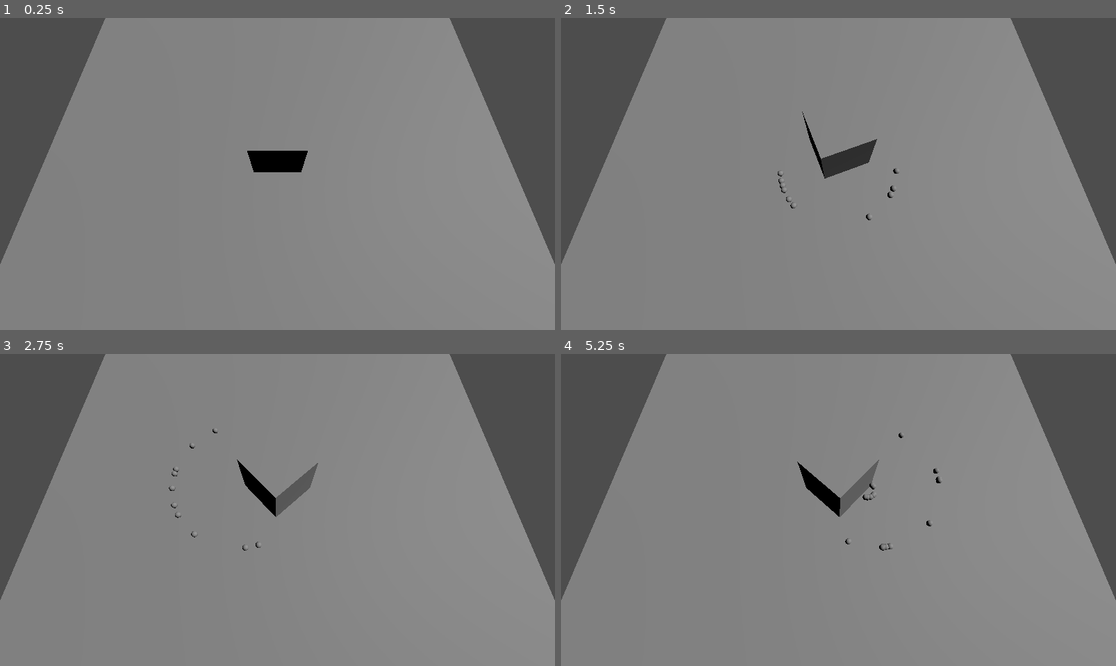
Above: before the commit, frames 1-4 (two rows, left to right).
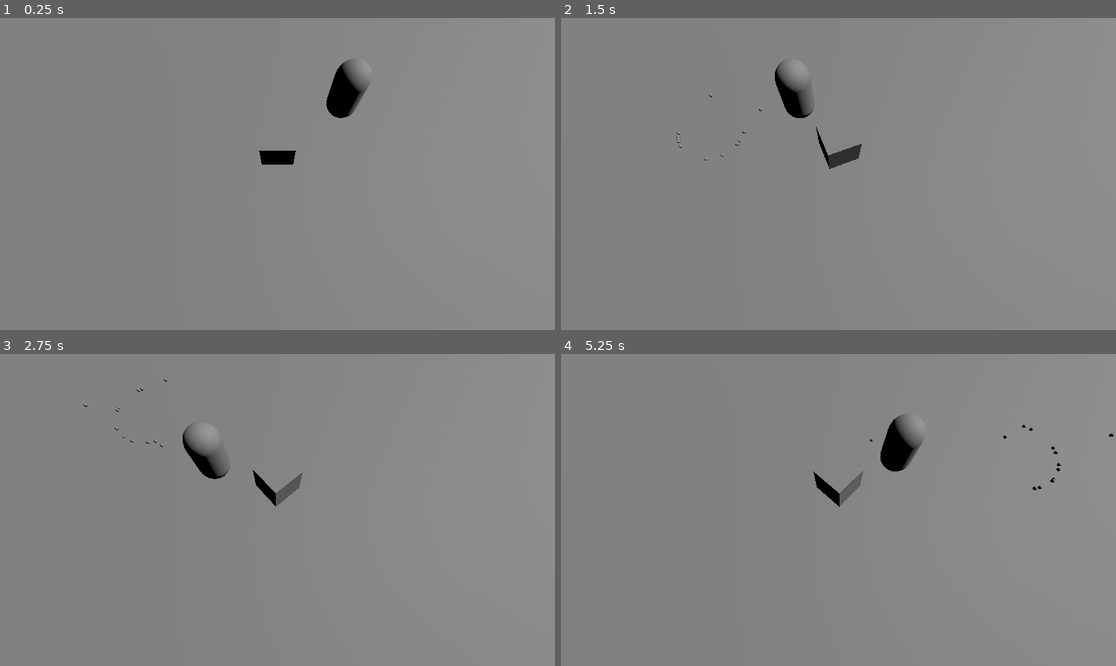
Above: after the commit, the same moments.

Repository: MikhailZyabko/MemoCard
Game: Godot game, scene res://test/scene_1.tscn
The game is run twice, just before and just after one commit, with the same random seed, the same clock (stepped at 60 frames per second) and the same inputs. The project has no main scene, so this scene is started directly.
Inputs (mouse positions are in pixels of both pictures, inside the frame that each line leads up to):
- Up to frame 1 (0.25 s): no input
- Up to frame 2 (1.5 s): tap Enter (ui_accept) at 0.5, 0.6, 0.77, 1.07, 1.35 s; move the mouse to (960, 158) at 0.52 s; hold Right (ui_right) 0.53-1.28 s; move the mouse to (727, 189) at 1.27 s; hold Down (ui_down) from 1.28 s (still down)
- Up to frame 3 (2.75 s): tap Enter (ui_accept) at 1.52, 1.82, 2.1 s; move the mouse to (333, 441) at 2.02 s; release Down (ui_down) at 2.03 s; hold Right (ui_right) from 2.03 s (still down)
- Up to frame 4 (5.25 s): move the mouse to (810, 572) at 2.77 s; release Right (ui_right) at 2.78 s; hold Up (ui_up) 2.78-3.53 s; tap Enter (ui_accept) at 2.85, 3.02, 3.32, 3.6, 3.77, 4.07, 4.35, 4.52, 4.82, 5.1 s; move the mouse to (1005, 556) at 3.52 s; hold Left (ui_left) 3.53-5.03 s; move the mouse to (672, 463) at 4.27 s; move the mouse to (866, 510) at 5.02 s; hold Down (ui_down) from 5.03 s (still down)

The runs differ from the first frame. In frame 1, 16% of the frame differs, in the area x 0-100%, y 0-79%; in frame 2, 16%; in frame 3, 16%; in frame 4, 17%.

Commit message:
Простой ИИ для врагов

Diff:
--- /dev/null
+++ b/enemy.gd
@@ -0,0 +1,29 @@
+extends CharacterBody3D
+
+class_name Enemy
+
+@export var speed = 5.0
+@export var distance = 10
+
+@onready var wc = $weapon_control
+
+var target:Node
+
+func _ready():
+	target = get_tree().get_first_node_in_group("player")
+
+func _physics_process(delta):
+	look_at(target.global_position)
+	var t = (target.global_position - global_position).length()
+	var input_dir = Input.get_vector("ui_left", "ui_right", "ui_up", "ui_down")
+	var direction = (-transform.basis.z).normalized()
+	if direction and t > distance:
+		velocity.x = direction.x * speed
+		velocity.z = direction.z * speed
+		wc.stop_firing()
+	else:
+		velocity.x = move_toward(velocity.x, 0, speed)
+		velocity.z = move_toward(velocity.z, 0, speed)
+		wc.start_firing()
+
+	move_and_slide()
--- /dev/null
+++ b/enemy.tscn
@@ -0,0 +1,18 @@
+[gd_scene load_steps=5 format=3 uid="uid://b4a5p4dpfpr0a"]
+
+[ext_resource type="Script" path="res://enemy.gd" id="1_settt"]
+[ext_resource type="PackedScene" uid="uid://ciqw4q7pjji24" path="res://weapons/classes/weapon_control/weapon_control.tscn" id="3_3k0py"]
+[ext_resource type="Resource" uid="uid://c12dafx6v5web" path="res://weapons/autoTest.tres" id="3_gvegc"]
+
+[sub_resource type="CapsuleMesh" id="CapsuleMesh_n2chp"]
+
+[node name="enemy" type="CharacterBody3D"]
+script = ExtResource("1_settt")
+
+[node name="MeshInstance3D" type="MeshInstance3D" parent="."]
+transform = Transform3D(1, 0, 0, 0, 1, 0, 0, 0, 1, 0, 1, 0)
+mesh = SubResource("CapsuleMesh_n2chp")
+
+[node name="weapon_control" parent="." instance=ExtResource("3_3k0py")]
+transform = Transform3D(1, 0, 0, 0, 1, 0, 0, 0, 1, 0, 1.07376, -0.764752)
+weapon = ExtResource("3_gvegc")
--- a/scripts/hero/hero.gd
+++ b/scripts/hero/hero.gd
@@ -2,6 +2,7 @@
 
 @onready var camera = $camera
 @onready var hero = $hero
+@onready var wc = $hero/body/weapon_control
 
 
 # Called every frame. 'delta' is the elapsed time since the previous frame.
@@ -14,3 +15,13 @@
 	var to = from + camera.project_ray_normal(mouse_pos) * ray_length
 	var cursor_pos = drop_plane.intersects_ray(from, to)
 	hero.look_at(cursor_pos, Vector3.UP)
+
+	if Input.is_action_just_pressed("ui_accept"):
+		wc.start_firing()
+	if Input.is_action_just_released("ui_accept"):
+		wc.stop_firing()
+
+	var input_dir = Input.get_vector("ui_left", "ui_right", "ui_up", "ui_down")
+	var direction = (transform.basis * Vector3(input_dir.x, 0, input_dir.y)).normalized()
+	if direction:
+		translate(direction * 5 * delta)
--- a/scripts/hero/hero.tscn
+++ b/scripts/hero/hero.tscn
@@ -1,12 +1,12 @@
 [gd_scene load_steps=5 format=3 uid="uid://c88tr4te7o84u"]
 
 [ext_resource type="Script" path="res://scripts/hero/hero.gd" id="1_ntw0f"]
-[ext_resource type="PackedScene" uid="uid://ciqw4q7pjji24" path="res://scripts/hero/weapon_control.tscn" id="2_a7ilo"]
+[ext_resource type="PackedScene" uid="uid://ciqw4q7pjji24" path="res://weapons/classes/weapon_control/weapon_control.tscn" id="2_8dde1"]
 [ext_resource type="Resource" uid="uid://do3gst41bqke5" path="res://weapons/SgMTest.tres" id="3_1imub"]
 
 [sub_resource type="BoxMesh" id="BoxMesh_gxvl8"]
 
-[node name="hero" type="Node3D"]
+[node name="hero" type="Node3D" groups=["player"]]
 script = ExtResource("1_ntw0f")
 
 [node name="hero" type="CharacterBody3D" parent="."]
@@ -15,9 +15,9 @@
 transform = Transform3D(1, 0, 0, 0, 1, 0, 0, 0, 1, 0, 0.5, 0)
 mesh = SubResource("BoxMesh_gxvl8")
 
-[node name="weapon_control" parent="hero/body" instance=ExtResource("2_a7ilo")]
+[node name="weapon_control" parent="hero/body" instance=ExtResource("2_8dde1")]
 transform = Transform3D(1, 0, 0, 0, 1, 0, 0, 0, 1, -7.15256e-07, 0.287005, -0.684933)
 weapon = ExtResource("3_1imub")
 
 [node name="camera" type="Camera3D" parent="."]
-transform = Transform3D(1, 0, 0, 0, 0.34202, 0.939693, 0, -0.939693, 0.34202, 0, 4, 2)
+transform = Transform3D(1, 0, 0, 0, 0.34202, 0.939693, 0, -0.939693, 0.34202, 0, 6, 3)
--- a/test/scene_1.tscn
+++ b/test/scene_1.tscn
@@ -1,12 +1,13 @@
-[gd_scene load_steps=4 format=3 uid="uid://bphevdmisbkkb"]
+[gd_scene load_steps=5 format=3 uid="uid://bphevdmisbkkb"]
 
-[ext_resource type="PackedScene" uid="uid://c88tr4te7o84u" path="res://props/hero/hero.tscn" id="1_t7aox"]
+[ext_resource type="PackedScene" uid="uid://c88tr4te7o84u" path="res://scripts/hero/hero.tscn" id="1_t7aox"]
+[ext_resource type="PackedScene" uid="uid://b4a5p4dpfpr0a" path="res://enemy.tscn" id="2_5ogwa"]
 
 [sub_resource type="BoxShape3D" id="BoxShape3D_blmw3"]
-size = Vector3(10.917, 0.001, 10.9824)
+size = Vector3(100, 0.001, 100)
 
 [sub_resource type="PlaneMesh" id="PlaneMesh_wm467"]
-size = Vector2(10, 10)
+size = Vector2(100, 100)
 
 [node name="Scene1" type="Node3D"]
 
@@ -22,3 +23,7 @@
 mesh = SubResource("PlaneMesh_wm467")
 
 [node name="hero" parent="." instance=ExtResource("1_t7aox")]
+
+[node name="enemy2" parent="." instance=ExtResource("2_5ogwa")]
+transform = Transform3D(1, 0, 0, 0, 1, 0, 0, 0, 1, 3.1472, 0.000499249, -2.25026)
+distance = 2
--- a/weapons/SgMTest.tres
+++ b/weapons/SgMTest.tres
@@ -7,6 +7,6 @@
 script = ExtResource("1_oyiw8")
 bulletcount = 10
 bullet = ExtResource("1_tjf18")
-bulletPoolSize = 0
+bulletPoolSize = 30
 cooldown = 1.0
 spread_angle = 90.0
--- a/weapons/autoTest.tres
+++ b/weapons/autoTest.tres
@@ -6,5 +6,6 @@
 [resource]
 script = ExtResource("1_ax7nq")
 bullet = ExtResource("1_gpy7u")
-cooldown = 0.2
+bulletPoolSize = 10
+cooldown = 0.5
 spread_angle = 30.0
--- a/weapons/classes/bullet/bullet_weapon.gd
+++ b/weapons/classes/bullet/bullet_weapon.gd
@@ -9,8 +9,10 @@
 
 func initialize():
 	bulletPool.scene = bullet
+	bulletPool.add(bulletPoolSize)
 
 func pull_triger(scene:SceneTree):
+	if isfiring or oncooldown: return
 	setcooldown(scene)
 	isfiring = true
 
@@ -20,7 +22,8 @@
 func shoot_bullet(scene:SceneTree):
 	var new_bullet = bulletPool.instantiate()
 	var angle = randf_range(-spread_angle/2, spread_angle/2)
-	scene.root.add_child(new_bullet)
+	if not new_bullet.get_parent():
+		scene.root.add_child(new_bullet)
 	new_bullet.global_position = originpos
 	new_bullet.global_rotation = originrotate
 	new_bullet.rotate_y(deg_to_rad(angle))
--- a/weapons/classes/bullet/firetype/auto_bullet_weapon.gd
+++ b/weapons/classes/bullet/firetype/auto_bullet_weapon.gd
@@ -3,7 +3,7 @@
 class_name AutoBulletWeapon
 
 func pull_triger(scene:SceneTree):
-	if oncooldown: return
+	if isfiring or oncooldown: return
 	super.pull_triger(scene)
 	while isfiring:
 		shoot_bullet(scene)
--- a/weapons/classes/object_pool.gd
+++ b/weapons/classes/object_pool.gd
@@ -4,6 +4,15 @@
 
 var pool:Dictionary
 var scene:PackedScene
+
+func add(count:int):
+	for i in count:
+		var existingInstance = pool.get(scene, null)
+		var instance = scene.instantiate()
+		if existingInstance:
+			pool[scene].push_back(instance)
+		else:
+			pool[scene] = [instance]
 
 func instantiate():
 	var existingInstance = pool.get(scene, null)
@@ -21,5 +30,6 @@
 	if existingInstance:
 		pool[scene].push_back(instance)
 	else:
-		print("Create")
+		print("create")
+		print(instance)
 		pool[scene] = [instance]
--- a/scripts/hero/weapon_control.gd
+++ b/weapons/classes/weapon_control/weapon_control.gd
@@ -8,7 +8,9 @@
 func _physics_process(delta):
 	weapon.originpos = global_position
 	weapon.originrotate = self.global_rotation/2
-	if Input.is_action_just_pressed("ui_accept"):
-		weapon.pull_triger(get_tree())
-	if Input.is_action_just_released("ui_accept"):
-		weapon.release_triger()
+
+func start_firing():
+	weapon.pull_triger(get_tree())
+
+func stop_firing():
+	weapon.release_triger()
--- a/scripts/hero/weapon_control.tscn
+++ b/weapons/classes/weapon_control/weapon_control.tscn
@@ -1,6 +1,6 @@
 [gd_scene load_steps=2 format=3 uid="uid://ciqw4q7pjji24"]
 
-[ext_resource type="Script" path="res://scripts/hero/weapon_control.gd" id="1_ygkxj"]
+[ext_resource type="Script" path="res://weapons/classes/weapon_control/weapon_control.gd" id="1_ygkxj"]
 
 [node name="weapon_control" type="Node3D"]
 script = ExtResource("1_ygkxj")
